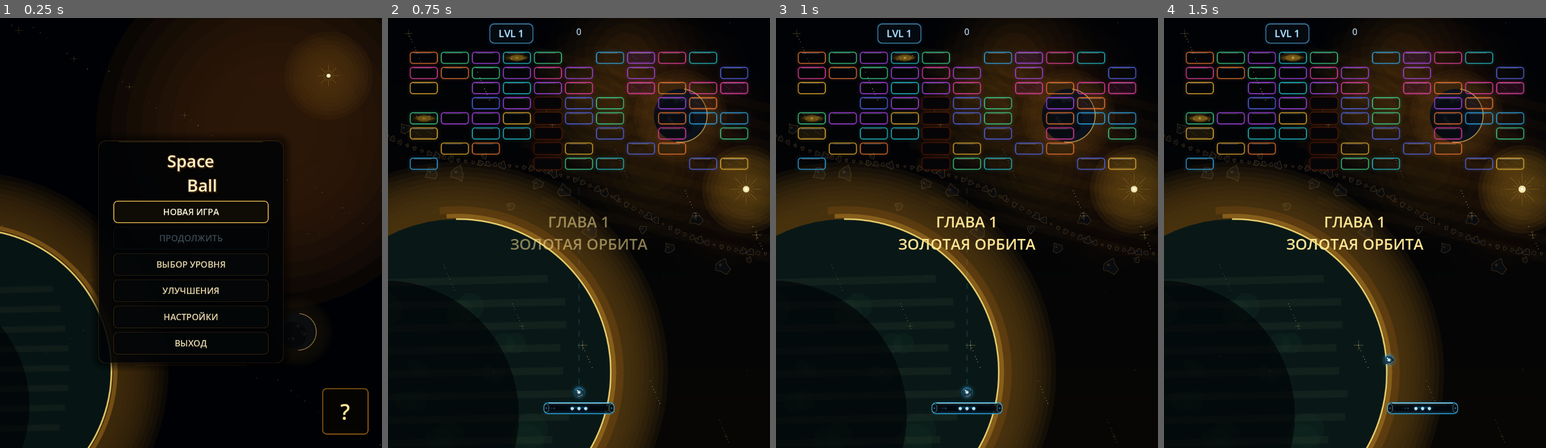
Above: before the commit, frames 1-4 (left to right).
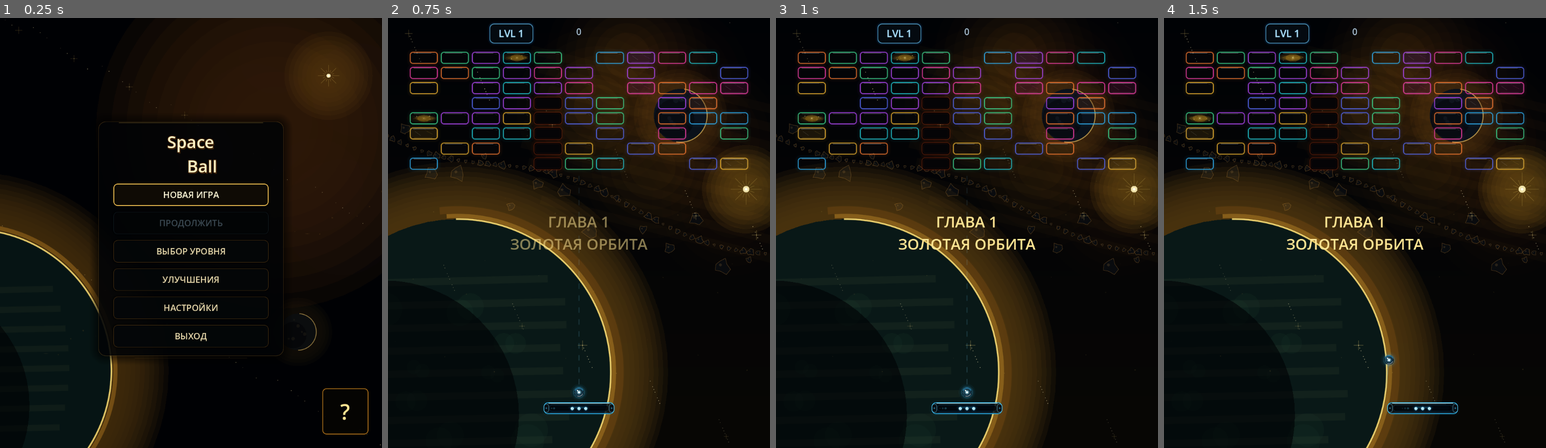
Above: after the commit, the same moments.

Repository: Ardarik421/arkanoid
Game: Godot game, scene res://scenes/main_menu.tscn
The game is run twice, just before and just after one commit, with the same random seed, the same clock (stepped at 60 frames per second) and the same inputs.
Inputs (mouse positions are in pixels of both pictures, inside the frame that each line leads up to):
- Up to frame 1 (0.25 s): no input
- Up to frame 2 (0.75 s): click "НОВАЯ ИГРА" at 0.5 s
- Up to frame 3 (1 s): no input
- Up to frame 4 (1.5 s): tap Enter at 1.25 s; move the mouse to (1439, 211) at 1.27 s; hold D (move_right) from 1.28 s (still down); tap Space (launch_ball) at 1.35 s; click (1439, 211) at 1.42 s

The runs differ from the first frame. In frame 1, 4.7% of the frame differs, in the area x 25-75%, y 23-82%; in frame 2, nothing differs; in frame 3, nothing differs; in frame 4, nothing differs.

Commit message:
Relayout main menu after window resize

Diff:
--- a/scenes/main_menu.gd
+++ b/scenes/main_menu.gd
@@ -9,9 +9,11 @@
 func _ready():
 	$Menu/ContinueButton.disabled = SaveManager.highest_unlocked_level <= 1
 	$Menu/LevelSelectButton.disabled = false
-	_setup_layout()
 	_setup_title()
 	_setup_buttons()
+	_setup_layout()
+	get_viewport().size_changed.connect(_setup_layout)
+	call_deferred("_setup_layout")
 	_setup_confirmation_dialog()
 	MenuMusic.play_menu_music()
 	$Menu/NewGameButton.release_focus()
